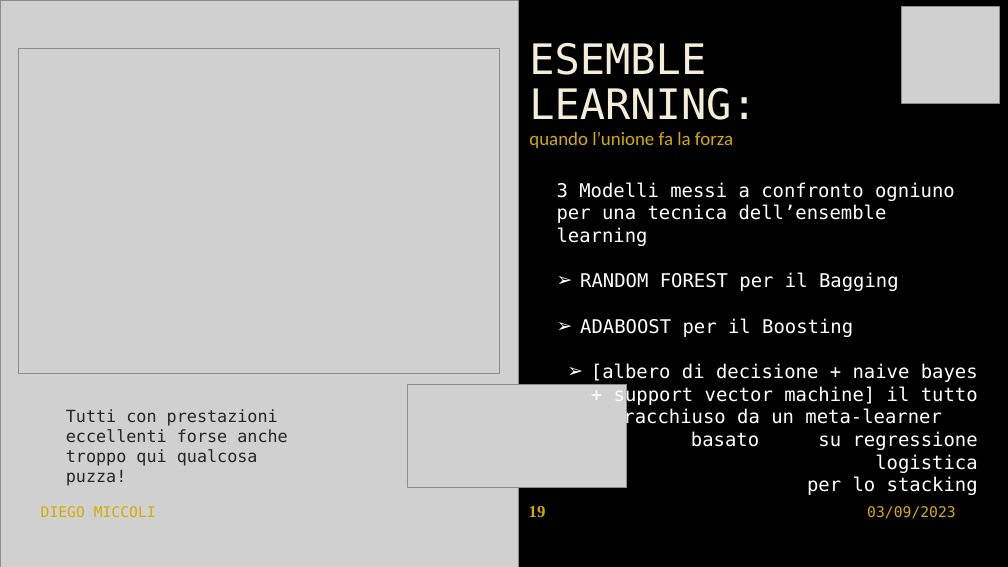
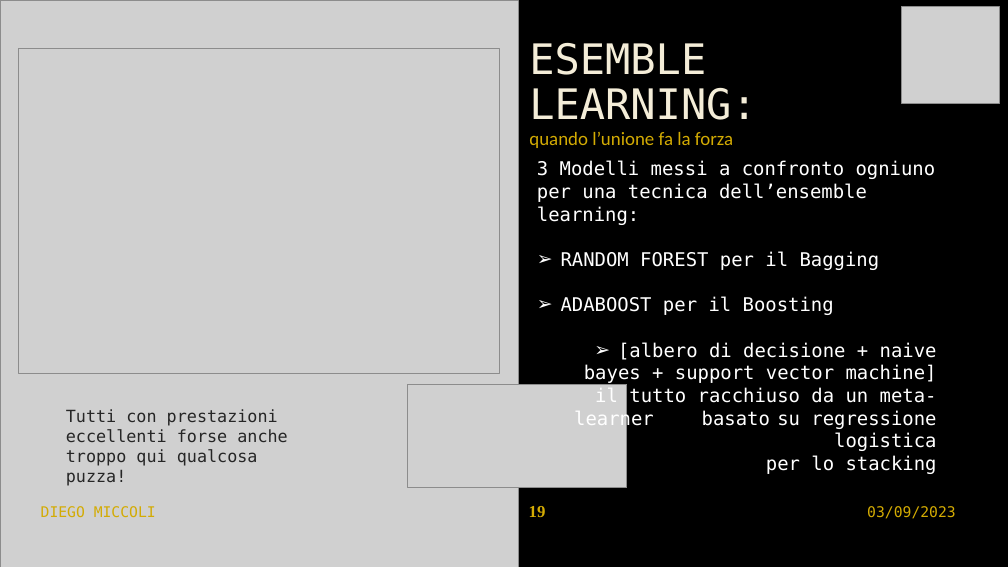
Before and after one commit to kozen88/ProgettoIcon2023, a slide deck: slide 19 of documentation/presentazione_progetto_ICON.pptx. Drawn at 1008x567 pixels with LibreOffice and Linux fonts; fonts in the diff are those of the drawing; grey boxes stand for pictures; background and template pictures are left out. Boxes give left, top, right and bottom in pixels: in the first picture for what was removed or moved away, otherwise in the second. Text is boxed around its words. In the diff, an @@ line names an element or a change of style, - is before the commit and + after.

```diff
--- a/documentation/presentazione_progetto_ICON.pptx
+++ b/documentation/presentazione_progetto_ICON.pptx
@@ text "3 Modelli messi a confronto ...": place and size @@
-text "3 Modelli messi a confronto ..." at box(557, 182, 978, 495)
+text "3 Modelli messi a confronto ..." at box(537, 160, 937, 474)
@@ text at box(537, 160, 936, 225): text changed @@
-3 Modelli messi a confronto ogniuno per una tecnica dell’ensemble learning
+3 Modelli messi a confronto ogniuno per una tecnica dell’ensemble learning:
```
Also in this commit, not shown: 9 other slides changed, 10 other files.
